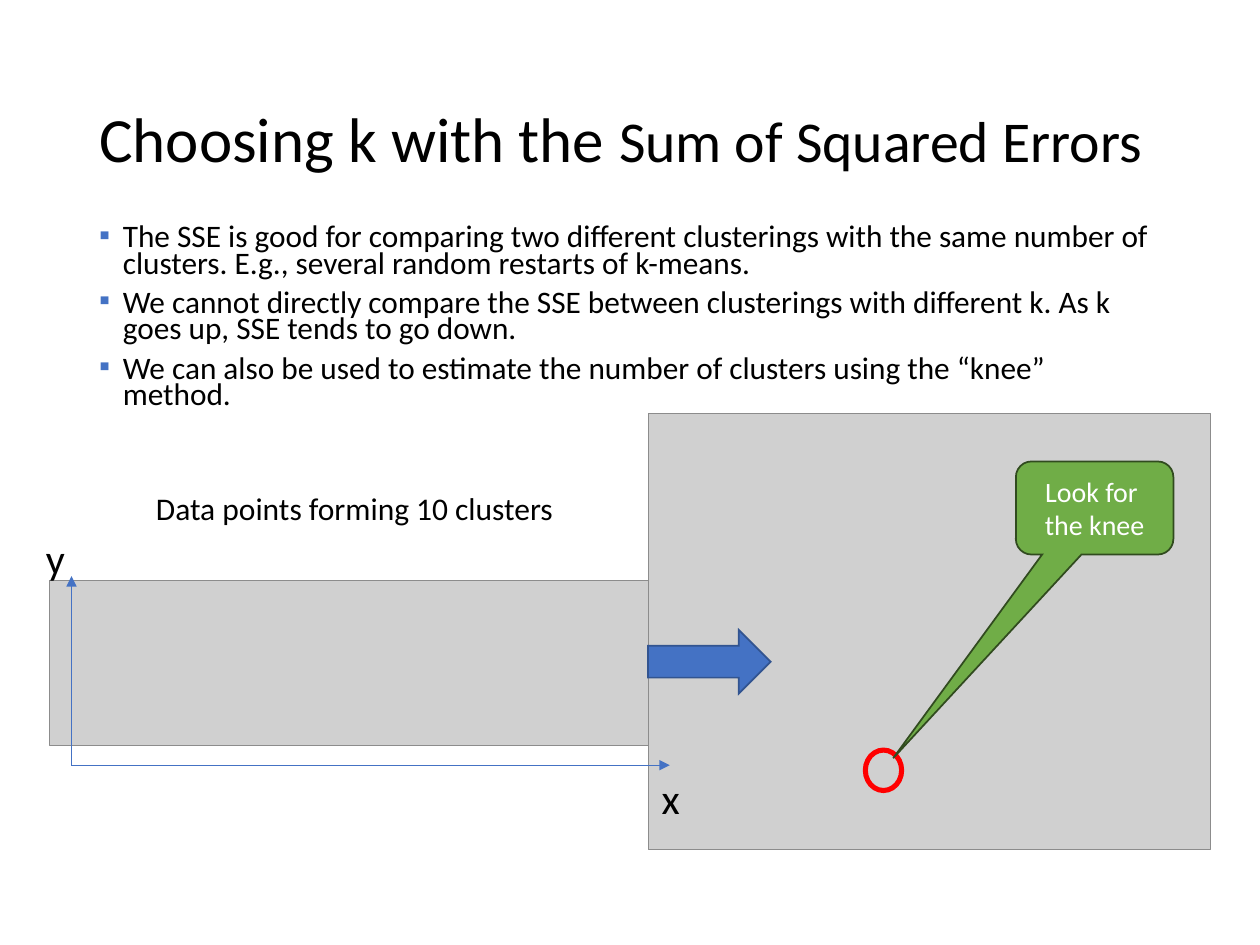
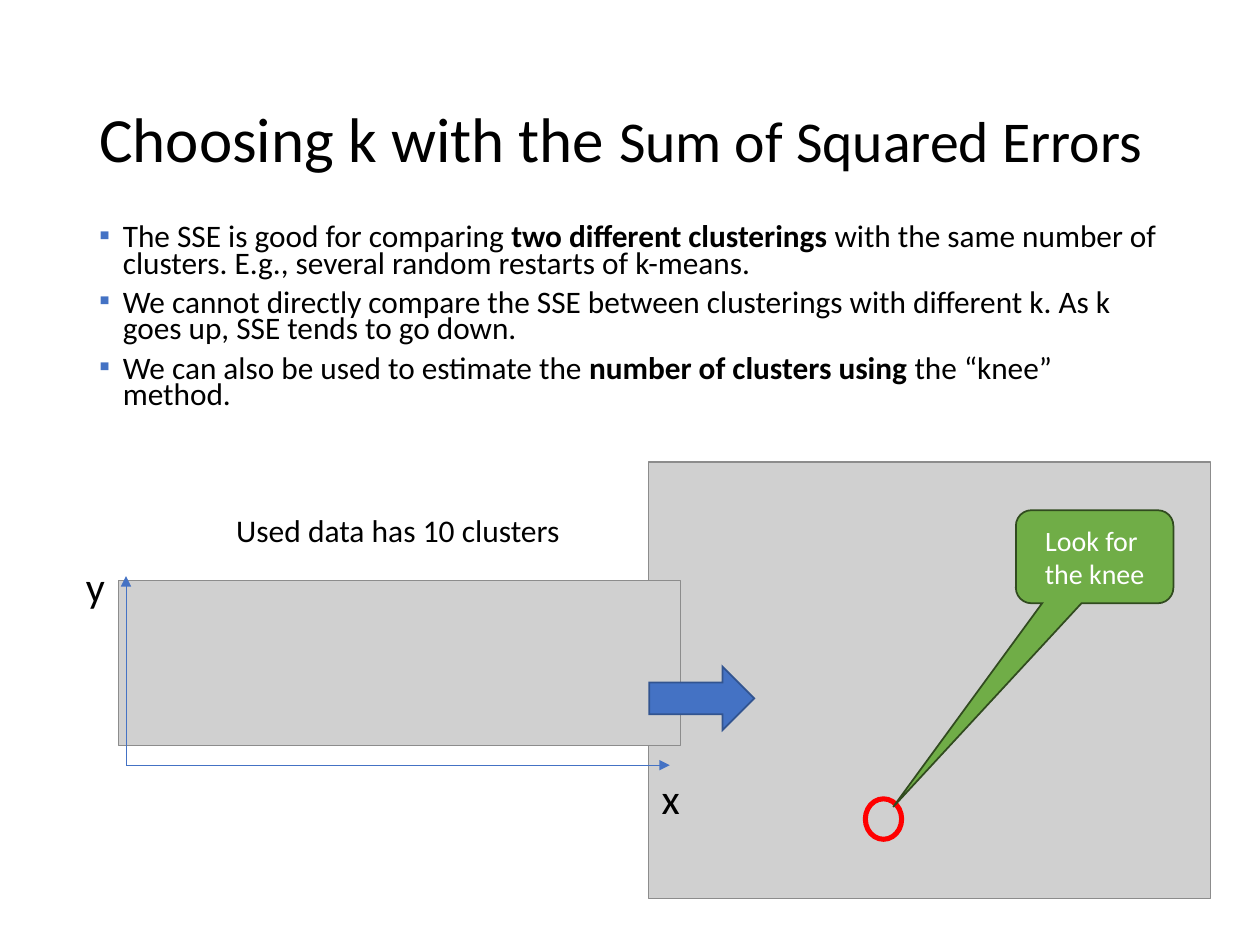
Before and after one commit to mhahsler/Introduction_to_Data_Mining_R_Examples, a slide deck: slide 83 of slides/chap7_basic_cluster_analysis.pptx. Drawn at 1260x945 pixels with LibreOffice and Linux fonts; fonts in the diff are those of the drawing; grey boxes stand for pictures. Boxes give left, top, right and bottom in pixels: in the first picture for what was removed or moved away, otherwise in the second. Text is boxed around its words. In the diff, an @@ line names an element or a change of style, - is before the commit and + after.

Commit message:
fixed ASW slide.

```diff
--- a/slides/chap7_basic_cluster_analysis.pptx
+++ b/slides/chap7_basic_cluster_analysis.pptx
@@ text at [123, 225, 1156, 406]: bold on in "two different clusterings", "number of clusters using" @@
@@ text at [236, 520, 560, 543]: text changed @@
-Data points forming 10 clusters
+Used data has 10 clusters
@@ text "y" rewrapped from [46, 554, 65, 585] to [86, 582, 105, 609] @@
@@ picture: place and size @@
-picture at [49, 581, 680, 746]
+picture at [118, 581, 680, 746]
@@ arrow moved from (72, 765) - (72, 576) to (126, 765) - (126, 576) @@
@@ right arrow: place and size @@
-right arrow at [648, 630, 770, 693]
+right arrow at [649, 667, 753, 730]
@@ arrow moved from (72, 765) - (670, 765) to (126, 765) - (670, 765) @@
@@ 1 picture, 1 rounded speech box, 1 ellipse: place and size @@
-1 picture, 1 rounded speech box, 1 ellipse at [648, 413, 1210, 849]
+1 picture, 1 rounded speech box, 1 ellipse at [648, 462, 1210, 898]
```
Also in this commit, not shown: 2 other slides changed, 1 slide added, 1 other file.
